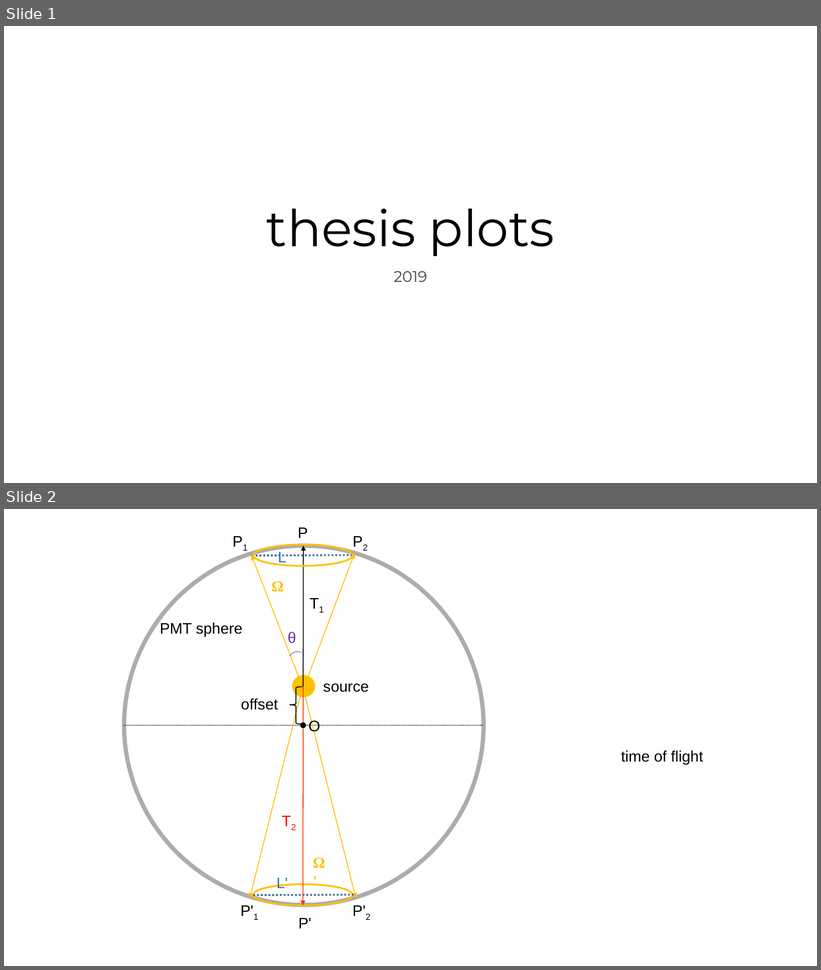
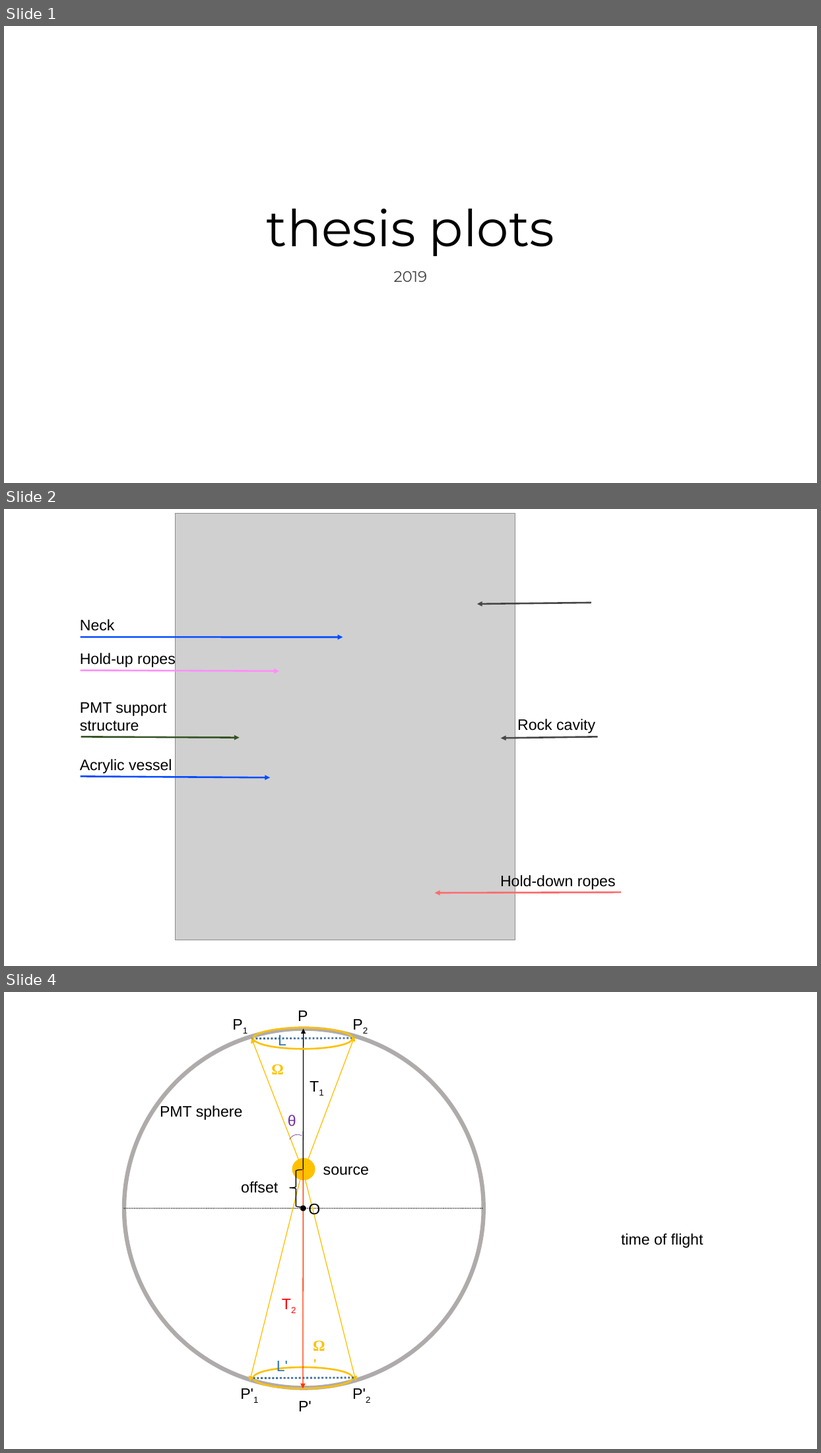
Before and after one commit to jhualberta/thesis, a slide deck: thesisPlots1.ppt. Shown one above the other, each under a label of ours: slides 1 and 2 before the commit, slides 1, 2 and 4 after it; the slides between them are not shown. The pictures are 821x970 and 821x1453 pixels, drawn with LibreOffice and Linux fonts; fonts in the diff are those of the drawing; grey boxes stand for pictures. Boxes give left, top, right and bottom in pixels: in the first picture for what was removed or moved away, otherwise in the second. Text is boxed around its words. In the diff, an @@ line names an element or a change of style, - is before the commit and + after.

```diff
--- a/thesisPlots1.ppt
+++ b/thesisPlots1.ppt
@@ slide 2 added at bbox=[4, 509, 817, 966], background #FFFFFF @@
@@ arrow added from (591, 603) to (477, 604), #474747 2.01 pt @@
@@ group added at bbox=[80, 513, 516, 940]: 4 arrows, 4 texts, 1 picture @@
+Neck
+Acrylic vessel
+Hold-up ropes
+PMT support structure
@@ text added at bbox=[517, 719, 595, 733], 18 pt, text #000000 @@
+Rock cavity
@@ arrow added from (598, 737) to (501, 738), #474747 2.01 pt @@
@@ text added at bbox=[500, 875, 616, 890], 18 pt, text #000000 @@
+Hold-down ropes
@@ arrow added from (621, 892) to (435, 893), #FF6B6B 2.01 pt @@
@@ what was slide 2 is now slide 4 @@
```
Also in this commit, not shown: 4 slides changed, 1 other slide added, 9 other files.
